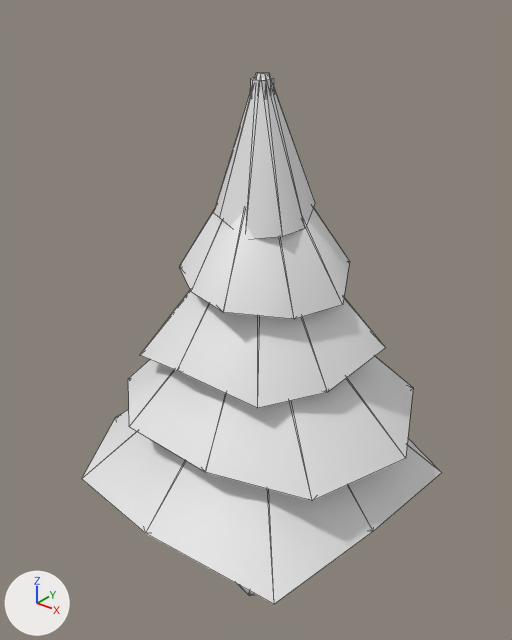
The glTF model models/variants/pine_v4.glb as it was, and as the next commit left it.
Camera for both pictures: a 50 mm lens placed at (4.1, -5.23, 6.73), pointed at (-0.06, -0.03, 3.5). Arrows for +X, +Y and +Z are at lower left; the lights stay in place. The first picture is the older version. Mesh edges are drawn as thin lines. Vertices at exactly the same position are counted once.

Objects in the first picture: 'Body_Canopy0', 'Body_Canopy1', 'Body_Canopy2', 'Body_Canopy3', 'Body_Canopy4' and 1 more.
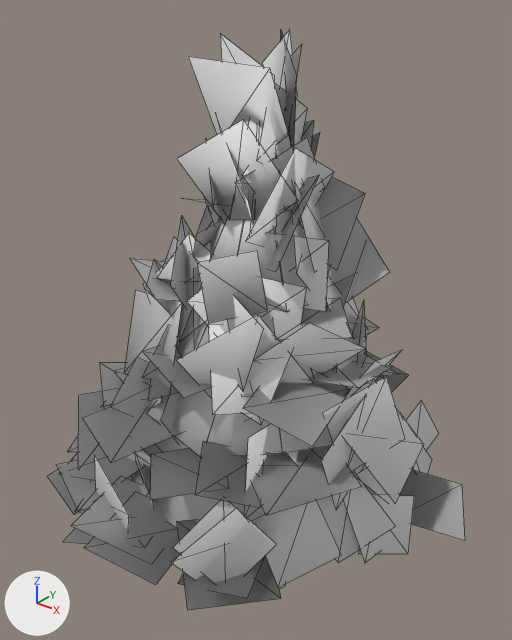
Boxes (x1, y1, x2, y2) around the edits, measured in the pictures (512 x 640 px):
'Body_Canopy0', reshaped, turned: before (82, 409, 442, 604); after (47, 384, 465, 610)
'Body_Canopy1', reshaped, turned: before (128, 356, 413, 501); after (83, 268, 424, 516)
'Body_Canopy2', reshaped, turned: before (140, 290, 386, 408); after (124, 197, 398, 447)
'Body_Canopy3', reshaped, turned: before (180, 207, 350, 319); after (130, 113, 390, 340)
'Body_Canopy4', reshaped, turned: before (215, 72, 315, 239); after (177, 30, 314, 223)

The change in detail:
me_body_canopy0 is used by ob_body_canopy0; location (0.0, 0.0, 2.65); rotation (0.0, 0.0, -1.026), in degrees (0, 0, -59).
me_body_canopy0 had 18 vertices, 32 faces and spanned x -2.04..1.99, y -1.93..2.02, z -0.99..0.75.
me_body_canopy0 now has 378 vertices, 212 faces and spans x -2.12..2.4, y -2.22..2.43, z -1.33..1.15.
me_body_canopy0 part 1: 18 vertices removed from x -2.04..1.99, y -1.93..2.02, z -0.99..0.75; 378 vertices added at x -2.12..2.4, y -2.22..2.43, z -1.33..1.15.
me_body_canopy1 is used by ob_body_canopy1; location (0.0, 0.0, 3.4); rotation (0.0, 0.0, 2.706), in degrees (0, 0, 155).
me_body_canopy1 had 18 vertices, 32 faces and spanned x -1.61..1.35, y -1.65..1.49, z -1.0..0.7.
me_body_canopy1 now has 266 vertices, 156 faces and spans x -1.78..1.6, y -1.49..1.9, z -1.28..1.2.
me_body_canopy1 part 2: the whole mesh is rebuilt.
me_body_canopy2 is used by ob_body_canopy2; location (0.0, 0.0, 4.1); rotation (0.0, 0.0, 1.633), in degrees (0, 0, 94).
me_body_canopy2 had 18 vertices, 32 faces and spanned x -1.08..1.27, y -1.21..1.23, z -0.91..0.65.
me_body_canopy2 now has 190 vertices, 118 faces and spans x -1.43..1.47, y -1.39..1.4, z -1.33..1.04.
me_body_canopy2 part 3: the whole mesh is rebuilt.
me_body_canopy3 is used by ob_body_canopy3; location (0.0, 0.0, 4.75); rotation (0.0, 0.0, 2.794), in degrees (0, 0, 160).
me_body_canopy3 had 18 vertices, 32 faces and spanned x -0.79..0.97, y -0.92..0.8, z -0.88..0.6.
me_body_canopy3 now has 114 vertices, 80 faces and spans x -1.07..1.11, y -1.26..1.13, z -1.27..0.91.
me_body_canopy3 part 4: the whole mesh is rebuilt.
me_body_canopy4 is used by ob_body_canopy4; location (0.0, 0.0, 5.4); rotation (0.0, 0.0, -0.687), in degrees (0, 0, -39).
me_body_canopy4 had 18 vertices, 32 faces and spanned x -0.509..0.517, y -0.451..0.53, z -0.842..0.55.
me_body_canopy4 now has 62 vertices, 54 faces and spans x -0.58..0.925, y -0.654..0.845, z -1.065..0.899.
me_body_canopy4 part 5: the whole mesh is rebuilt.
Object 'Body_Canopy0' (ob_body_canopy0) turns from (0, 0, -59) to (0, 0, 123) degrees about x, y and z.
Object 'Body_Canopy1' (ob_body_canopy1) turns from (0, 0, 155) to (0, 0, 148) degrees about x, y and z.
Object 'Body_Canopy2' (ob_body_canopy2) turns from (0, 0, 94) to (0, 0, -152) degrees about x, y and z.
Object 'Body_Canopy3' (ob_body_canopy3) turns from (0, 0, 160) to (0, 0, 72) degrees about x, y and z.
Object 'Body_Canopy4' (ob_body_canopy4) turns from (0, 0, -39) to (0, 0, 128) degrees about x, y and z.
